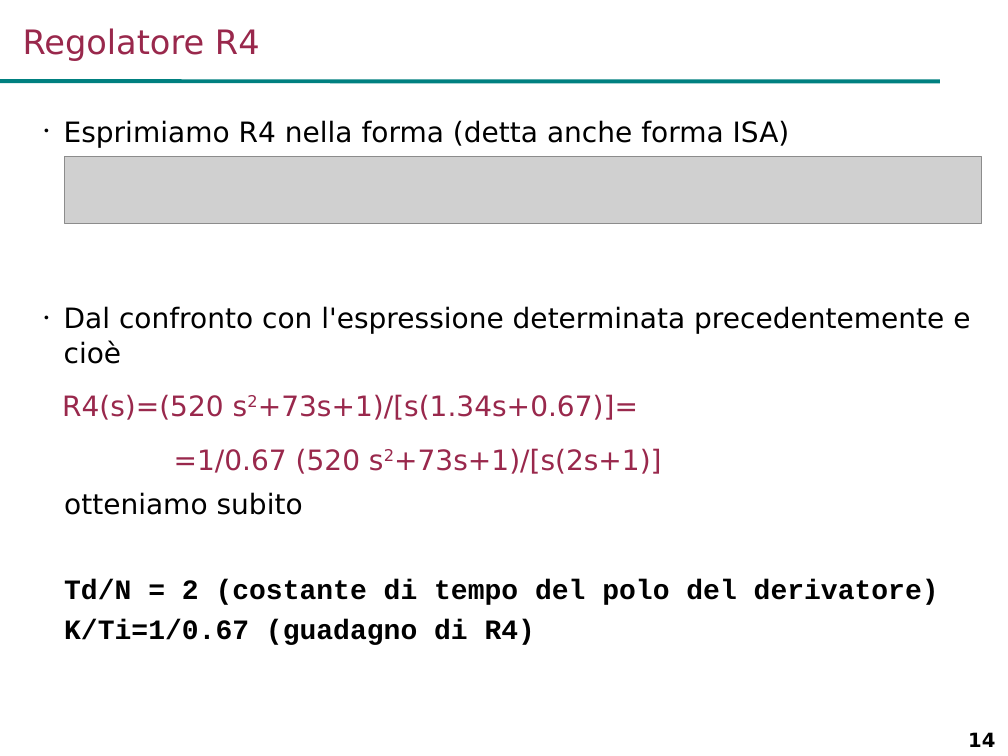
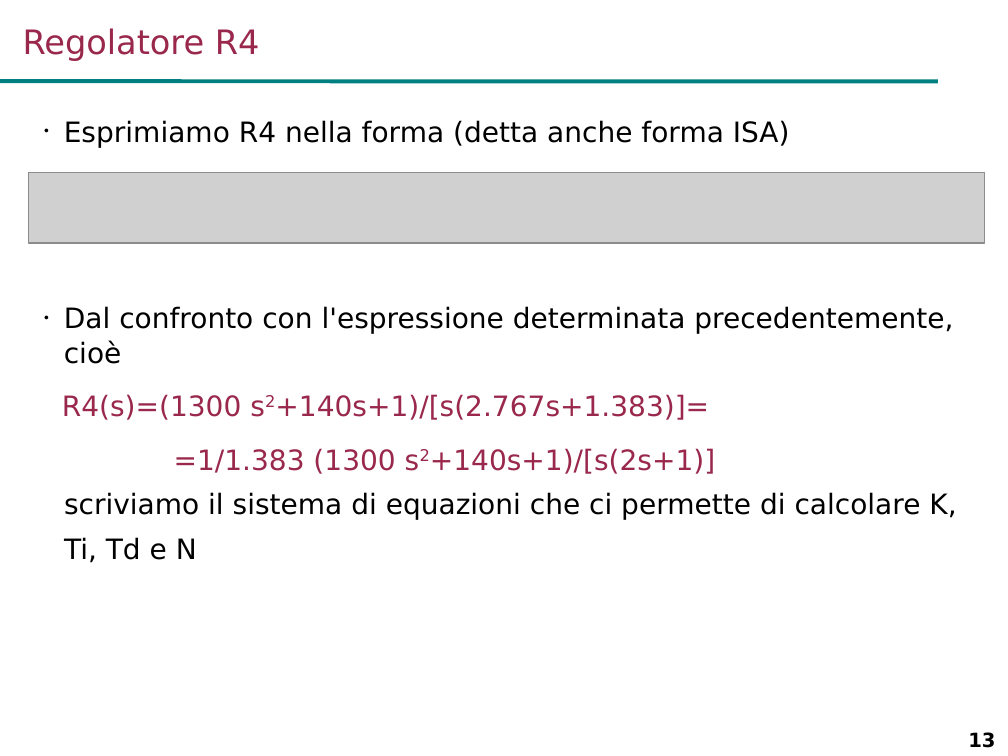
Before and after one commit to looms-polimi/FdA_Lab, a slide deck: slide 13 of FdA_courseware/FdA_Lab2.ppt (slide 14 before the commit). Drawn at 1008x756 pixels with LibreOffice and Linux fonts; fonts in the diff are those of the drawing; grey boxes stand for pictures; background and template pictures are left out. Boxes give left, top, right and bottom in pixels: in the first picture for what was removed or moved away, otherwise in the second. Text is boxed around its words. In the diff, an @@ line names an element or a change of style, - is before the commit and + after.

```diff
--- a/FdA_courseware/FdA_Lab2.ppt
+++ b/FdA_courseware/FdA_Lab2.ppt
@@ text "Esprimiamo R4 nella forma (detta ..." at [64,120,790,148]: indent changed @@
@@ picture: place and size @@
-picture at [65,157,982,224]
+picture at [28,172,984,243]
@@ text at [62,306,956,563]: text changed @@
-• Dal confronto con l'espressione determinata precedentemente e cioè
-R4(s)=(520 s2+73s+1)/[s(1.34s+0.67)]=
-=1/0.67 (520 s2+73s+1)/[s(2s+1)]
-  otteniamo subito
-  Td/N = 2 (costante di tempo del polo del derivatore)
-  K/Ti=1/0.67 (guadagno di R4)
+• Dal confronto con l'espressione determinata precedentemente, cioè
+R4(s)=(1300 s2+140s+1)/[s(2.767s+1.383)]=
+=1/1.383 (1300 s2+140s+1)/[s(2s+1)]
+  scriviamo il sistema di equazioni che ci permette di calcolare K,
+  Ti, Td e N
@@ page number at [968,732,995,748]: text changed @@
-14
+13
```
Also in this commit, not shown: 15 other slides changed, 10 slides added, 2 slides removed, 1 other file.
